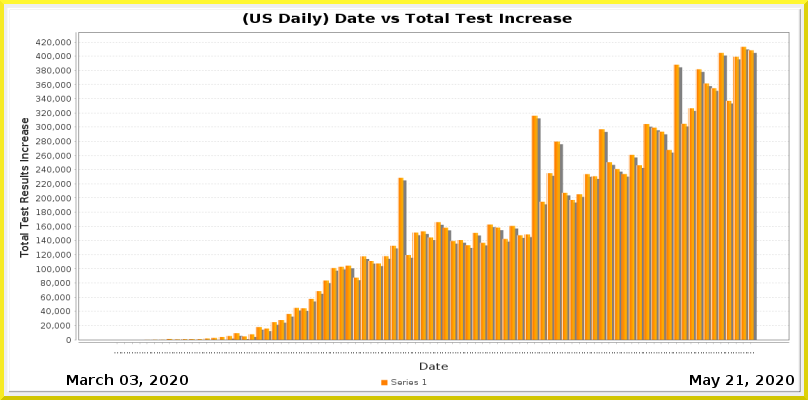
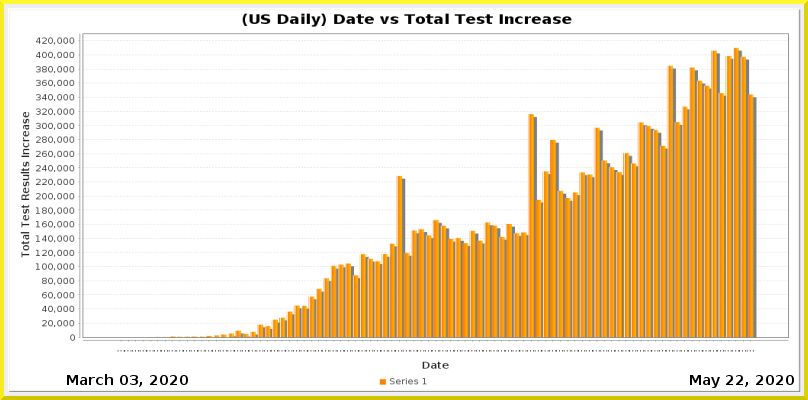
Two versions of the same layered image (808 × 400). Layer-by-layer changes:
painted on "Current Date" over box(736, 375, 743, 385)
painted on "Date_vs_TestIncrease.png" over box(7, 8, 801, 393)
